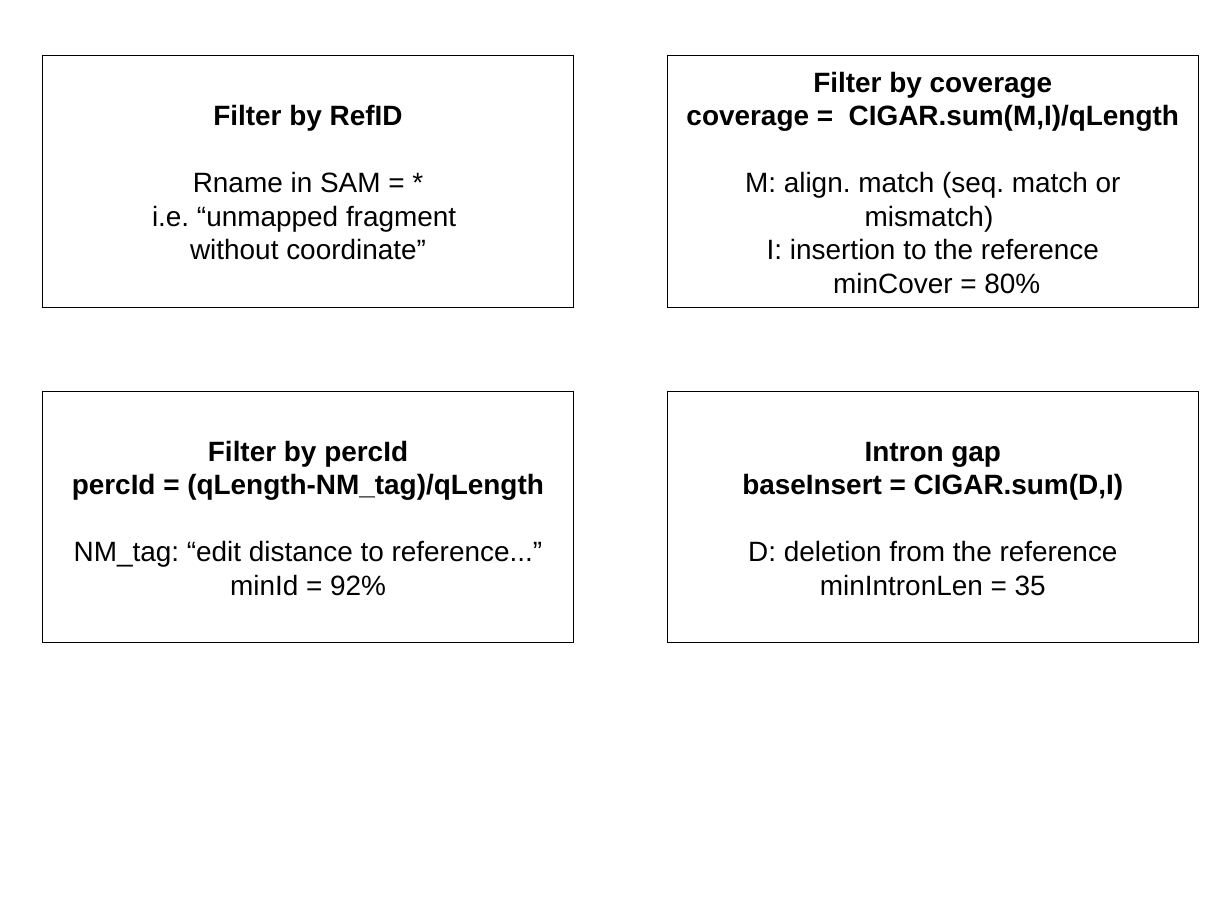
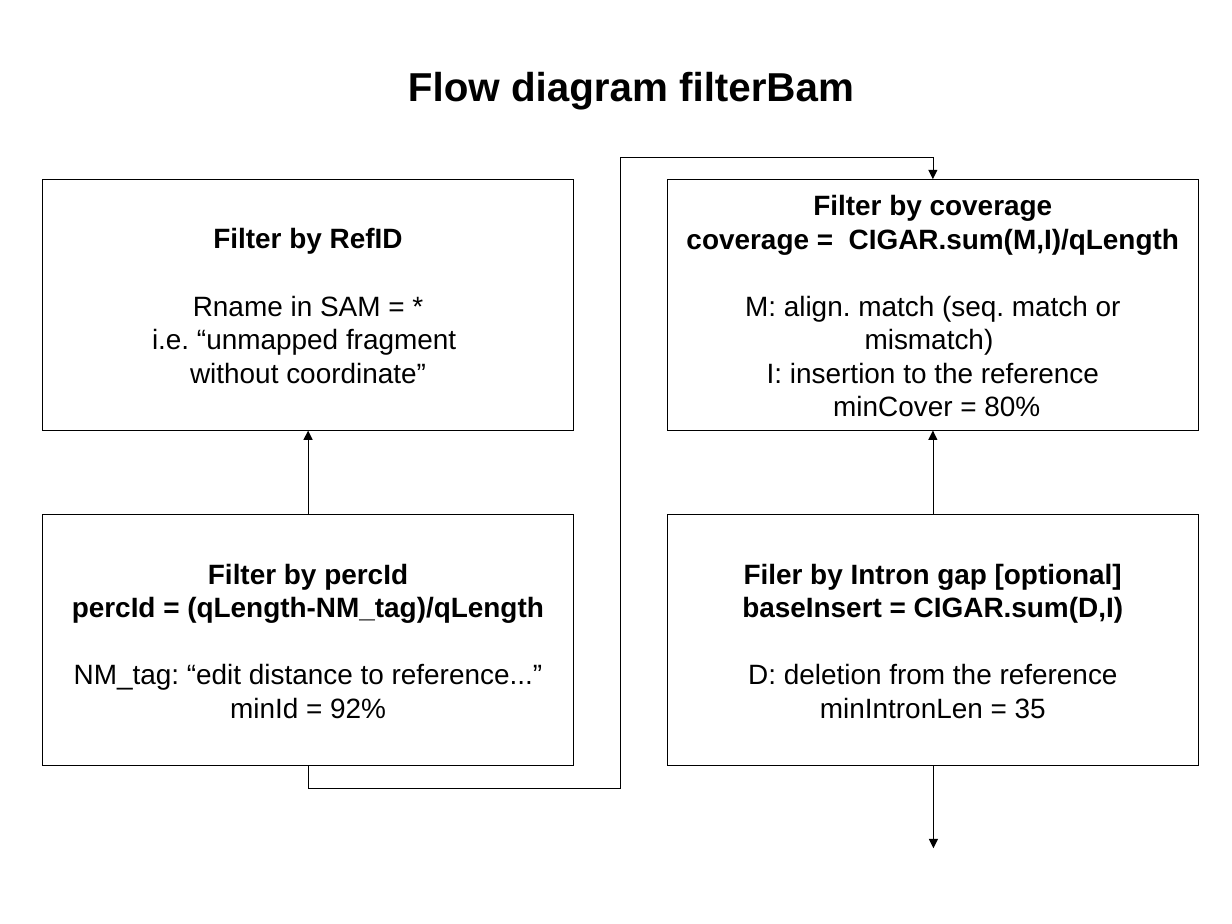
Before and after one commit to Gaius-Augustus/Augustus, a slide deck: slide 1 of auxprogs/filterBam/filterBam.odp. Drawn at 1232x924 pixels with LibreOffice and Linux fonts; fonts in the diff are those of the drawing. Boxes give left, top, right and bottom in pixels: in the first picture for what was removed or moved away, otherwise in the second. Text is boxed around its words. In the diff, an @@ line names an element or a change of style, - is before the commit and + after.

Commit message:
Updated presentation

Former-commit-id: bf5e59716fa7f76fb6c8ab42117736e5269d395c

```diff
--- a/auxprogs/filterBam/filterBam.odp
+++ b/auxprogs/filterBam/filterBam.odp
@@ text added at (408,71,854,109), 26 pt, text #000000, bold @@
+Flow diagram filterBam
@@ elbow arrow added from (309, 766) to (934, 179), #000000 0 pt @@
@@ elbow arrow added from (309, 514) to (309, 430), #000000 0 pt @@
@@ elbow arrow added from (934, 514) to (934, 430), #000000 0 pt @@
@@ 4 rectangles: place and size @@
-4 rectangles at (42,56,1198,643)
+4 rectangles at (42,179,1198,766)
@@ fill #FFFFFF to none in 4 elements at (42,514,574,766), (42,179,574,430), (667,179,1198,430), (667,514,1198,766) @@
@@ text in rectangle at (744,563,1122,589): text changed @@
-Intron gap
+Filer by Intron gap [optional]
@@ elbow arrow added from (934, 766) to (934, 849), #000000 0 pt @@
```
Also in this commit, not shown: 2 slides added.
